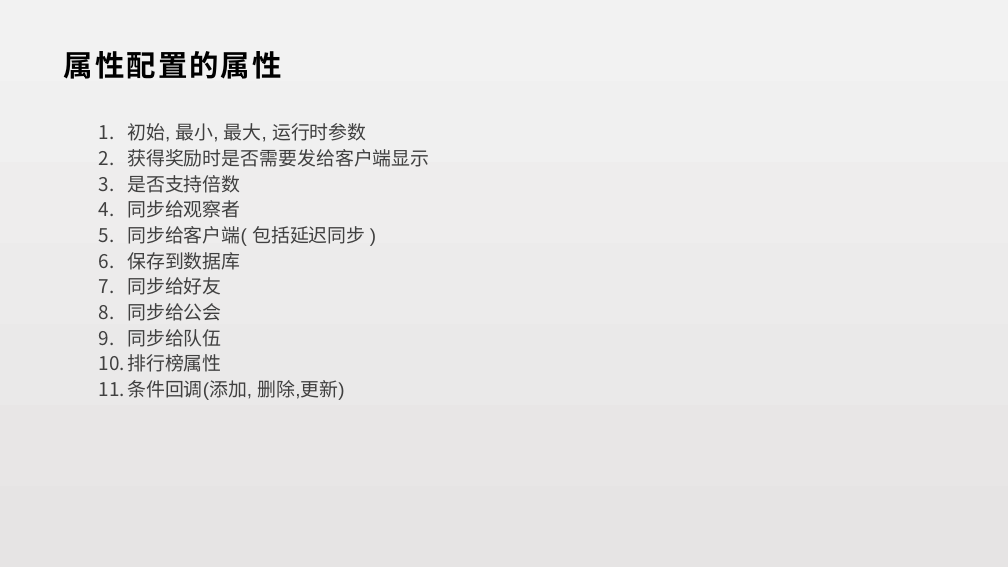
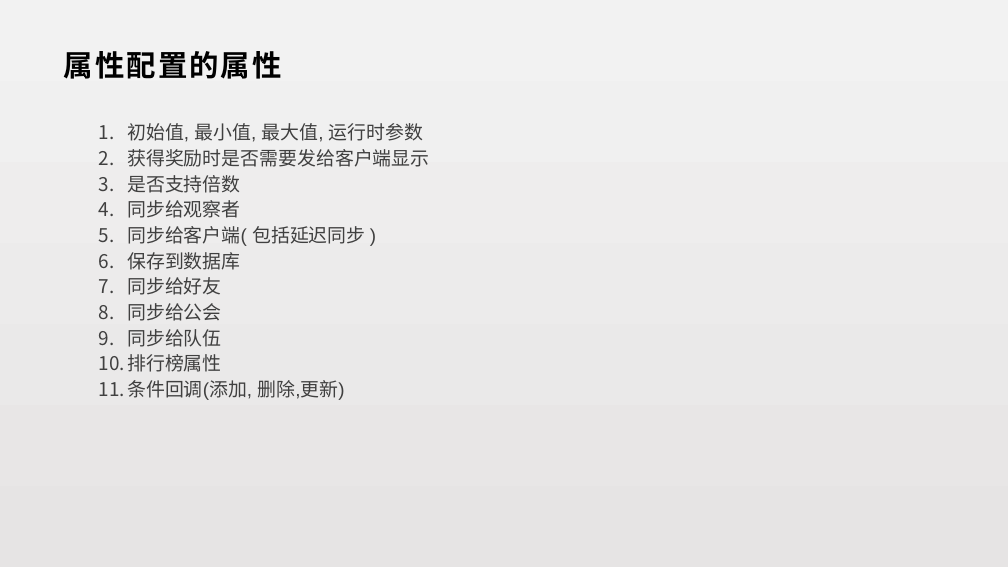
Before and after one commit to lori227/KFrame, a slide deck: slide 25 of _doc/KFrame.pptx. Drawn at 1008x567 pixels with LibreOffice and Linux fonts; fonts in the diff are those of the drawing. Boxes give left, top, right and bottom in pixels: in the first picture for what was removed or moved away, otherwise in the second. Text is boxed around its words. In the diff, an @@ line names an element or a change of style, - is before the commit and + after.

```diff
--- a/_doc/KFrame.pptx
+++ b/_doc/KFrame.pptx
@@ text at box(127, 123, 423, 142): text changed @@
-  1. 初始, 最小, 最大, 运行时参数
+  1. 初始值, 最小值, 最大值, 运行时参数
```
